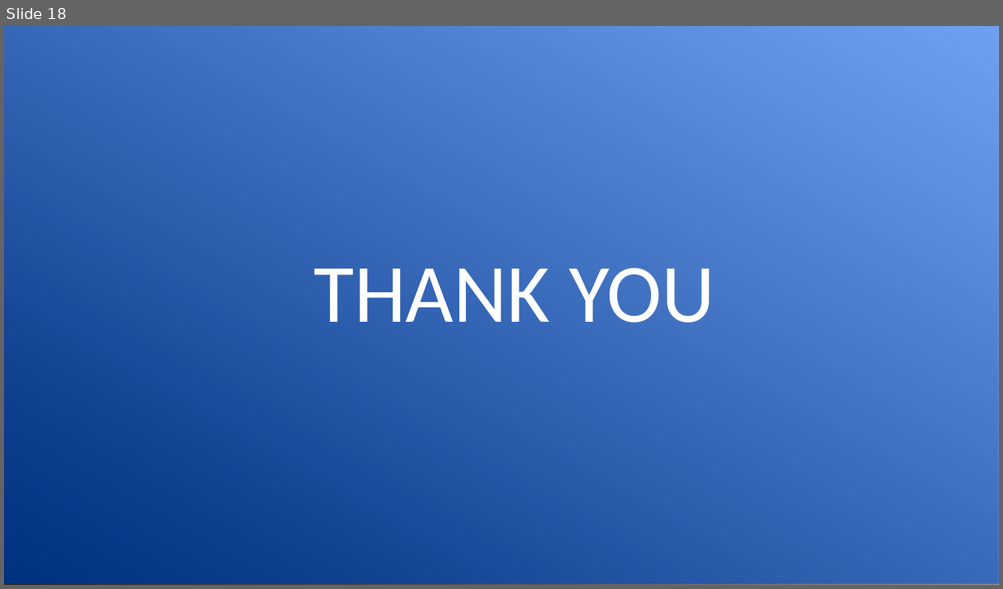
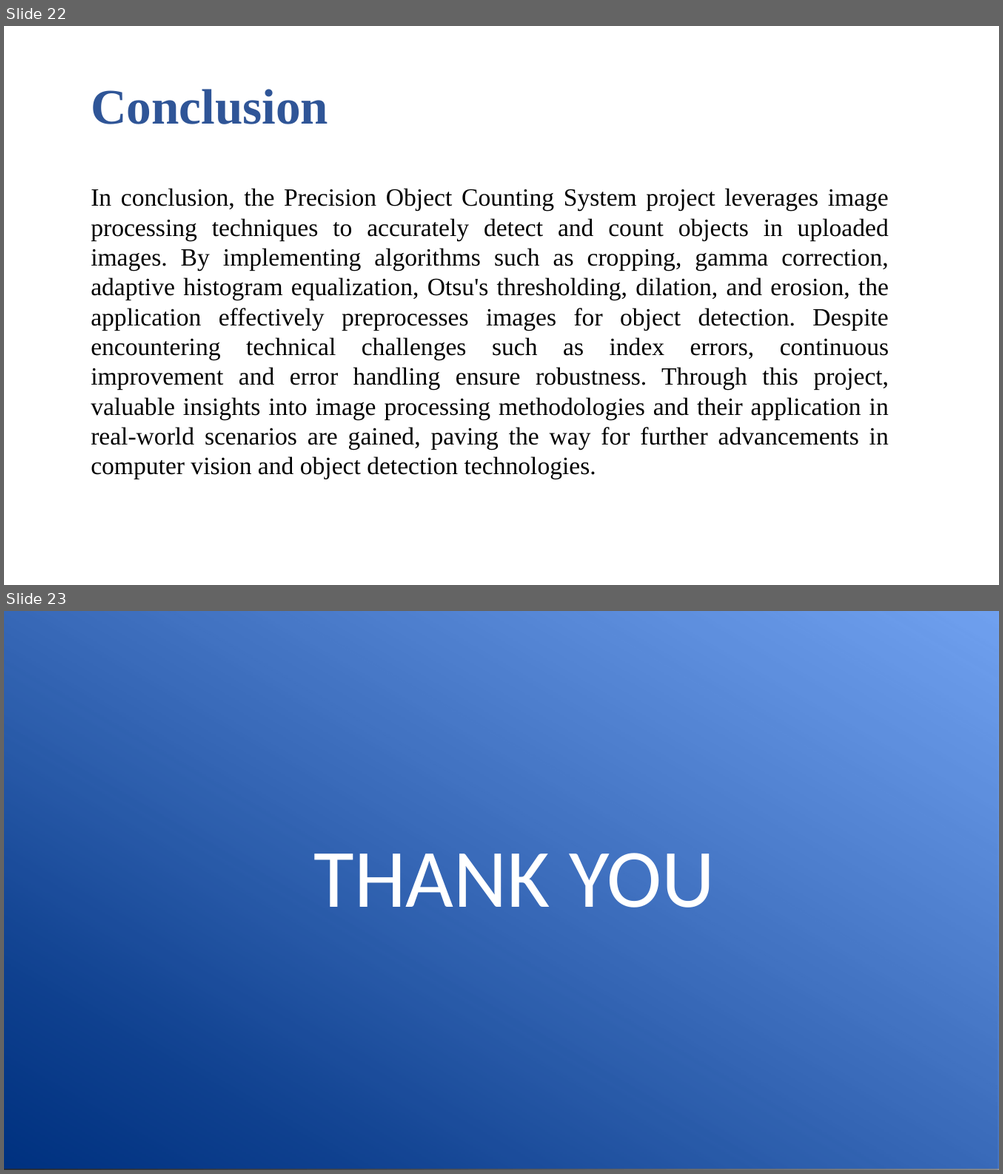
Before and after one commit to Chakrapani2122/Major-Project, a slide deck: Major Project.pptx. Shown one above the other, each under a label of ours: slide 18 before the commit, slides 22 and 23 after it. The pictures are 1003x589 and 1003x1174 pixels, drawn with LibreOffice and Linux fonts; fonts in the diff are those of the drawing. Boxes give left, top, right and bottom in pixels: in the first picture for what was removed or moved away, otherwise in the second. Text is boxed around its words. In the diff, an @@ line names an element or a change of style, - is before the commit and + after.

```diff
--- a/Major Project.pptx
+++ b/Major Project.pptx
@@ slide 22 added at (4,26,999,585), background #FFFFFF @@
@@ text added at (91,89,328,124), 48 pt, text #2F5597, bold @@
+Conclusion
@@ text added at (91,188,889,480), 24 pt, text #000000 @@
+In conclusion, the Precision Object Counting System project leverages image processing techniques to accurately detect and count objects in uploaded images. By implementing algorithms such as cropping, gamma correction, adaptive histogram equalization, Otsu's thresholding, dilation, and erosion, the application effectively preprocesses images for object detection. Despite encountering technical challenges such as index errors, continuous improvement and error handling ensure robustness. Through this project, valuable insights into image processing methodologies and their application in real-world scenarios are gained, paving the way for further advancements in computer vision and object detection technologies.
@@ what was slide 18 is now slide 23 @@
```
Also in this commit, not shown: 4 slides changed, 4 other slides added, 7 other files.
